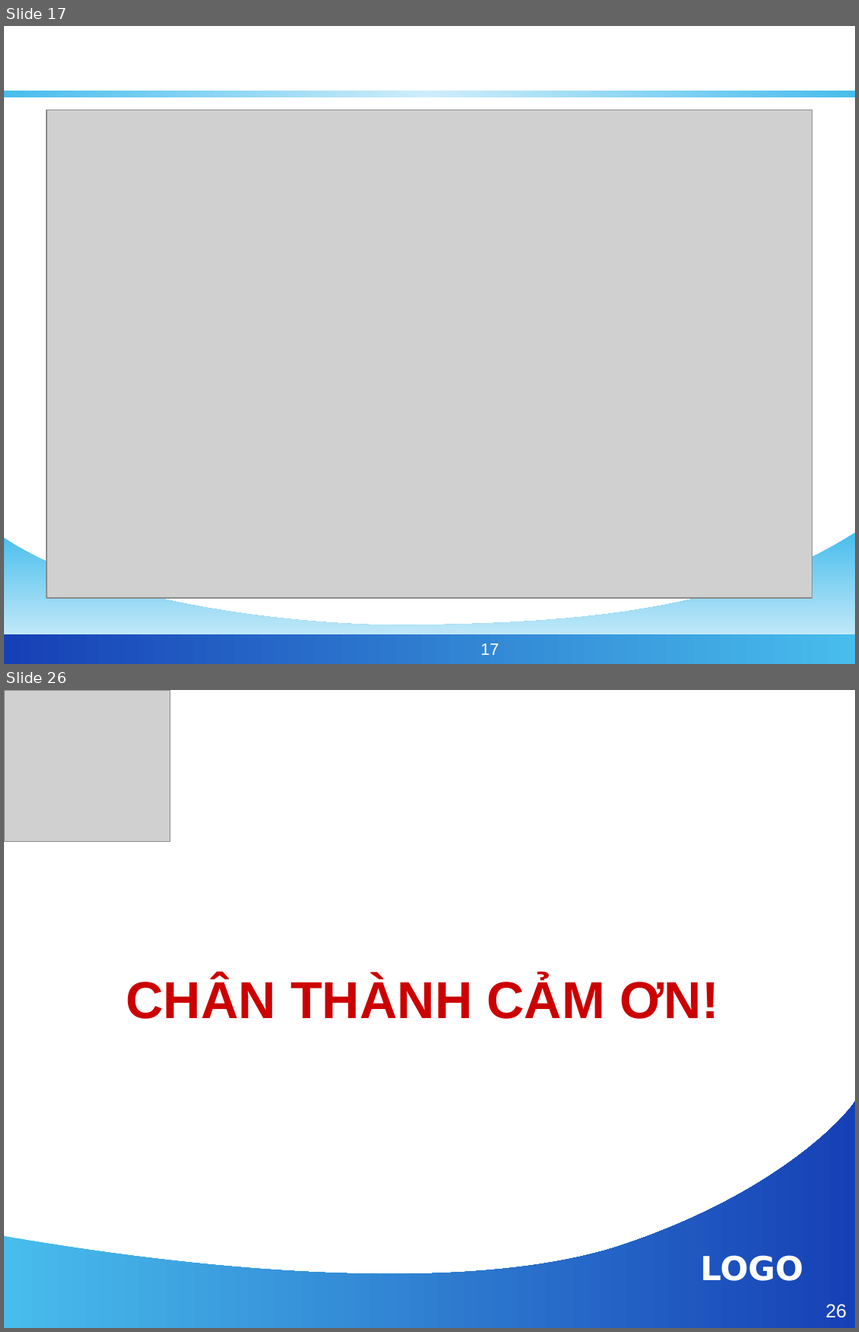
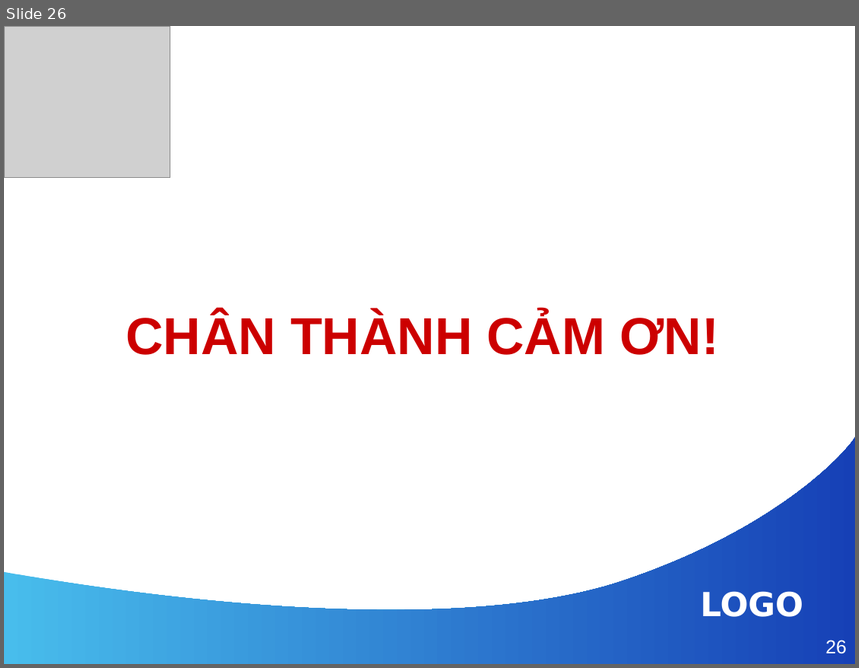
Before and after one commit to phamngsinh/cantho-webgis, a slide deck: Document/Bao Cao/BaoCaoLuanVan.ppt. Shown one above the other, each under a label of ours: slides 17 and 26 before the commit, slide 26 after it; the slides between them are not shown. The pictures are 859x1332 and 859x668 pixels, drawn with LibreOffice and Linux fonts; fonts in the diff are those of the drawing; grey boxes stand for pictures; background and template pictures are left out. Boxes give left, top, right and bottom in pixels: in the first picture for what was removed or moved away, otherwise in the second. Text is boxed around its words. In the diff, an @@ line names an element or a change of style, - is before the commit and + after.

```diff
--- a/Document/Bao Cao/BaoCaoLuanVan.ppt
+++ b/Document/Bao Cao/BaoCaoLuanVan.ppt
@@ slide 17 removed at [4,26,855,664], background #FFFFFF @@
@@ rectangle removed at [4,91,855,97] @@
@@ picture removed at [47,110,813,598] @@
@@ freeform shape removed at [4,532,855,664] @@
@@ rectangle removed at [4,635,855,664] @@
@@ page number removed at [481,644,499,655] @@
-17
```
Also in this commit, not shown: 24 slides changed, 1 slide added.
